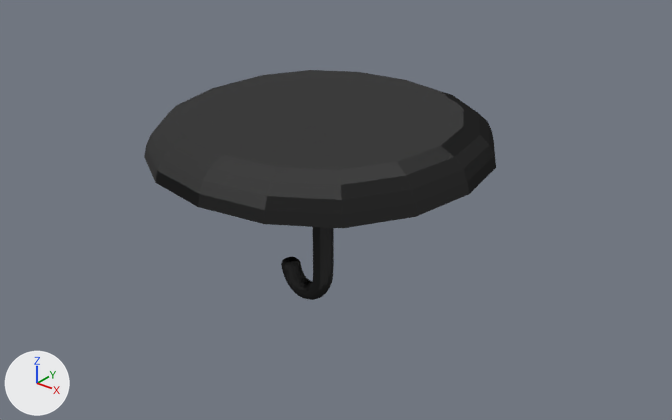
The Blender file 3D Objects/Objects/umbrella.blend, before and after one commit.
Camera for both pictures: a 50 mm camera at (47.0, -56.9, 44.8) aimed at (0.4, 1.3, 8.7). Arrows for +X, +Y and +Z are at lower left; the lights stay in place.

Before the edit, the objects in view are built like this:
```python
me_cube = bpy.data.meshes.new('Cube')
me_cube.from_pydata(...)  # 48 vertices, 46 faces; spans x -15.9..15.9, y -15.9..15.9, z -0.9..18.8
me_cube.materials.append(mat_material)
ob_cube = bpy.data.objects.new('Cube', me_cube)
ob_cube.location = (0.0, 0.0, 0.0)
_m = ob_cube.modifiers.new('Subdivision', 'SUBSURF')
_m.levels = 6
```
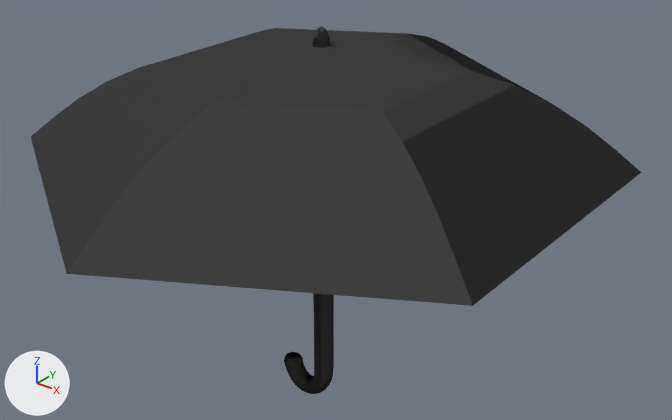
Changed parts and their boxes [x1, y1, x2, y2] in the pictures (672 x 420 px):
'Cube.001', added
    after: [31, 28, 641, 306]
'Cube', reshaped, moved (86% narrower, 60% taller)
    before: [144, 70, 496, 300]
    after: [284, 26, 334, 394]

What changed in the scene script:
```text
Change me_cube:
    used by ob_cube; location = (0.0, 0.0, 0.0)
    remove me_cube.from_pydata(...)  # 48 vertices, 46 faces; spans x -15.9..15.9, y -15.9..15.9, z -0.9..18.8
    add me_cube.from_pydata(...)  # 40 vertices, 38 faces; spans x -4.9..1.0, y -1.0..1.0, z -12.7..25.0
    me_cube part 1
    40 vertices are removed from x -15.9..15.9, y -15.9..15.9, z -0.9..18.8
    42 faces are deleted
    18 vertices are added at x -4.9..1.0, y -1.0..1.0, z -12.7..25.0
    14 new vertices lie (0.0, 2.0, 0.0) away from vertices in x -4.9..1.0, y -1.0, z -12.7..-8.5
    34 new faces join them
Add me_cube_001:
    me_cube_001.from_pydata([(0.0, 15.8, 18.2), (-13.7, 7.9, 18.2), (-13.7, -7.9, 18.2), (0.0, -15.8, 18.2), (13.7, -7.9, 18.2), (13.7, 7.9, 18.2), (0.0, 0.3, 23.9), (-0.2, 0.1, 23.9), (-0.2, -0.1, 23.9), (0.0, -0.3, 23.9), (0.2, -0.1, 23.9), (0.2, 0.1, 23.9), (8.7, -5.0, 23.0), (8.7, 5.0, 23.0), (-8.7, -5.0, 23.0), (0.0, -10.0, 23.0), (0.0, 10.0, 23.0), (-8.7, 5.0, 23.0)], [], [(13, 12, 10, 11), (15, 14, 8, 9), (17, 16, 6, 7), (16, 13, 11, 6), (12, 15, 9, 10), (14, 17, 7, 8), (2, 1, 17, 14), (4, 3, 15, 12), (0, 5, 13, 16), (1, 0, 16, 17), (3, 2, 14, 15), (5, 4, 12, 13)])
    me_cube_001.materials.append(mat_material)
Change ob_cube:
    ob_cube.location: (0.0, 0.0, 0.0) -> (0.0, 0.0, 1.07)
Add ob_cube_001:
    ob_cube_001 = bpy.data.objects.new('Cube.001', me_cube_001)
    ob_cube_001.location = (0.0, 0.0, -15.98)
    ob_cube_001.scale = (1.67, 1.67, 1.67)
    _m = ob_cube_001.modifiers.new('Subdivision', 'SUBSURF')
    _m.levels = 5
```
